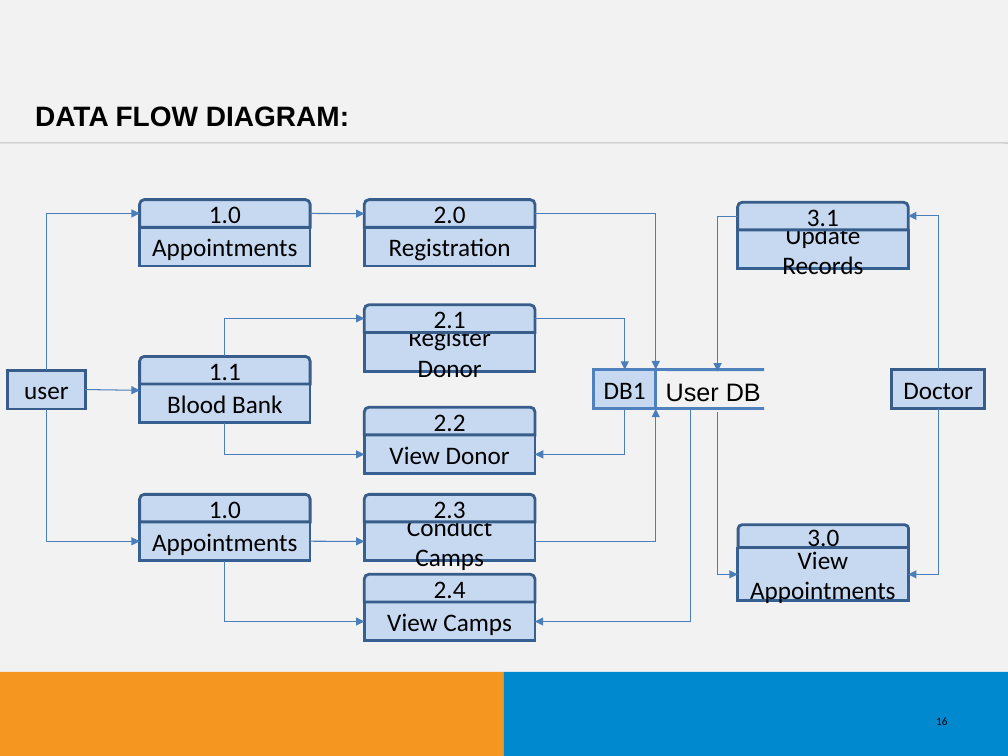
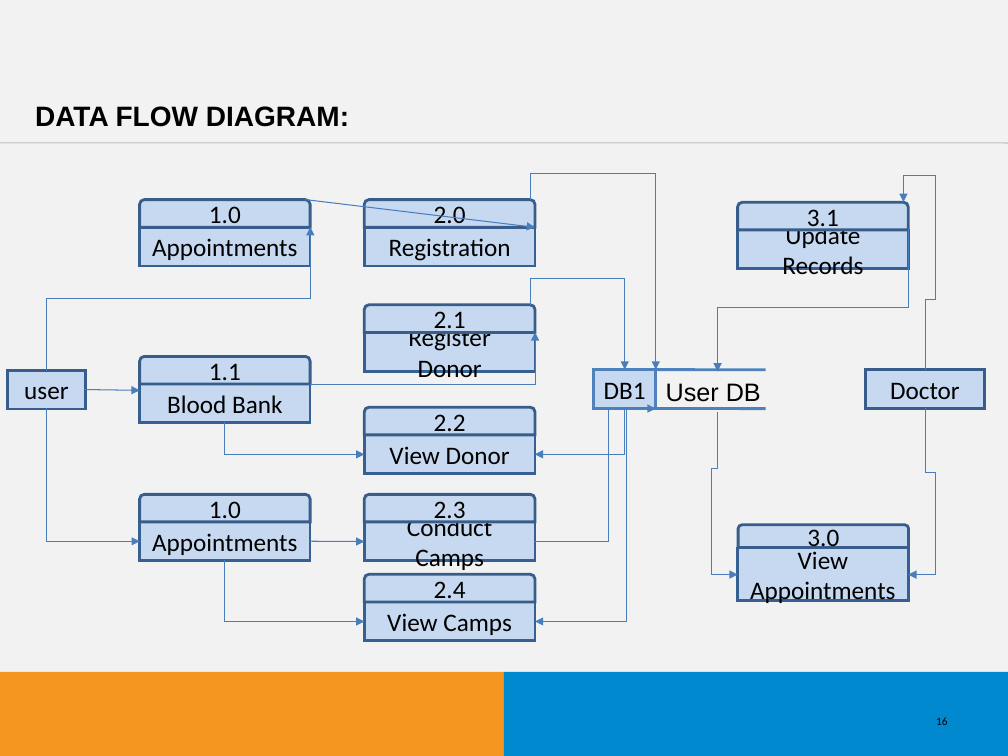
Before and after one commit to VishnuKandoth/clinicare, a slide deck: slide 16 of SYNOPISIS CLINICARE.ppt. Drawn at 1008x756 pixels with LibreOffice and Linux fonts; fonts in the diff are those of the drawing; background and template pictures are left out. Boxes give left, top, right and bottom in pixels: in the first picture for what was removed or moved away, otherwise in the second. Text is boxed around its words. In the diff, an @@ line names an element or a change of style, - is before the commit and + after.

```diff
--- a/SYNOPISIS CLINICARE.ppt
+++ b/SYNOPISIS CLINICARE.ppt
@@ elbow arrow moved from (535, 214) - (656, 369) to (530, 200) - (655, 370) @@
@@ elbow arrow moved from (938, 370) - (908, 216) to (925, 370) - (903, 202) @@
@@ arrow moved from (310, 214) - (364, 214) to (305, 200) - (535, 228) @@
@@ elbow arrow moved from (46, 370) - (140, 214) to (46, 371) - (310, 227) @@
@@ elbow arrow moved from (738, 216) - (718, 372) to (908, 230) - (718, 372) @@
@@ elbow arrow moved from (535, 319) - (625, 370) to (530, 304) - (625, 370) @@
@@ elbow arrow moved from (225, 357) - (364, 319) to (310, 384) - (535, 333) @@
@@ rectangle "Doctor": place and size @@
-rectangle "Doctor" at (892, 370, 985, 409)
+rectangle "Doctor" at (865, 370, 985, 409)
@@ elbow arrow (690, 407) - (535, 622): route changed @@
@@ elbow arrow (535, 541) - (656, 408): route changed @@
@@ elbow arrow (718, 412) - (738, 575): route changed @@
@@ elbow arrow moved from (938, 408) - (908, 575) to (925, 408) - (908, 575) @@
```
Also in this commit, not shown: 10 other slides changed, 3 other files.
